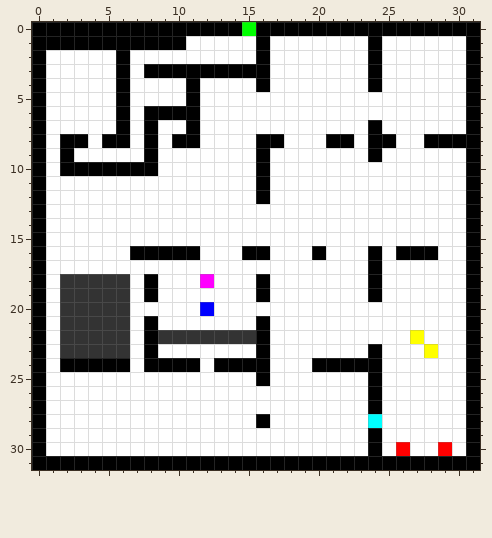
Two states of a pixel-art sprite, levels/level1.png. Above, as it was before the edit.
The file is 32x32 pixels.
New version:
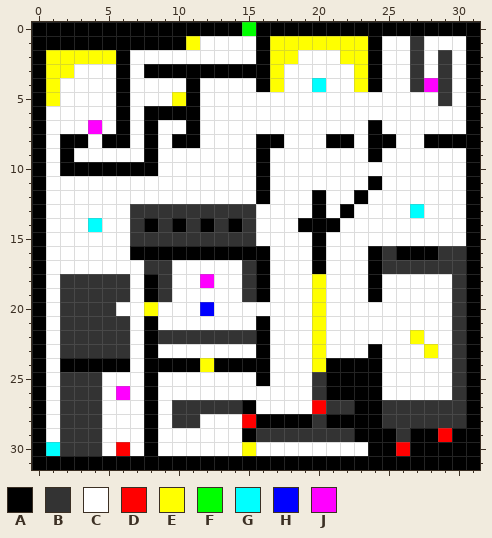
Palette (. is transparent): A #000000  B #333333  C #ffffff  D #ff0000  E #ffff00  F #00ff00  G #00ffff  H #0000ff  J #ff00ff
The edit:
Changed rows in their new state; - is an unchanged pixel.
first column x 1:
 1 ----------E-----EEEEEEE---B--
 2 EEEEE-----------EE---EE---B-B
 3 EE--------------E-----E---B-B
 4 E---------------E--G--E---BJB
 5 E--------E------------------B
 7 ---J-------------------------
first column x 1:
11 -----------------------A------
12 -------------------A--A-------
13 ------BBBBBBBBB----A-A----G---
14 ---G--BABABABAB---AAA---------
15 ------BBBBBBBBB----A----------
16 -----------AAA----------B---BB
17 -------BB-----BA---A----BBBBBB
18 --------B-----B----E---------B
19 --------B-----B----E---------B
20 -----C-E-----------E---------B
21 -------------------E---------B
22 -------------------E---------B
23 -------------------E---------B
24 -----------E-------E---------B
25 -BBB---A-----------BAAA------B
26 -BBB-J-A-----------BAAA------B
27 -BBB---A-BBBBBA----DBBA-BBBBBB
28 -BBB---A-BB---D-AAABAAAABBBBBB
29 -BBB---A------ABBBBBBBA-ABAADA
30 GBBB-D-A------E---------A-AAAA
Where, in picture pixels (left, top, right, bottom), the same in both pictures:
changed: (172, 36, 200, 106)
changed: (270, 36, 368, 92)
changed: (410, 36, 452, 106)
changed: (46, 50, 116, 134)
changed: (46, 176, 466, 456)
